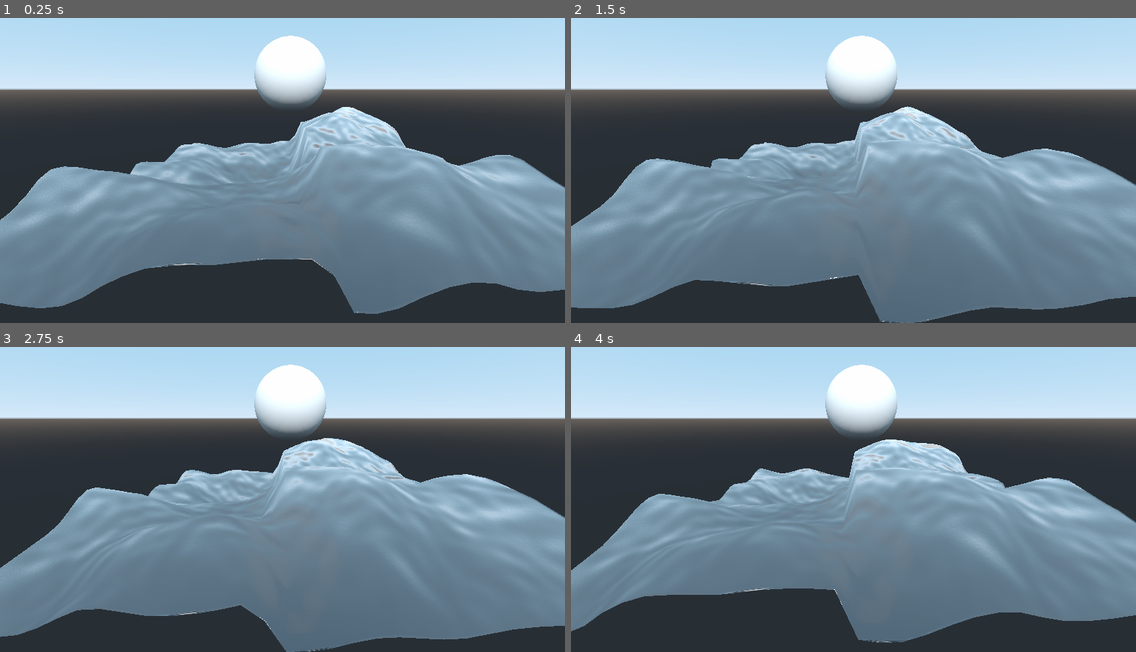
Above: before the commit, frames 1-4 (two rows, left to right).
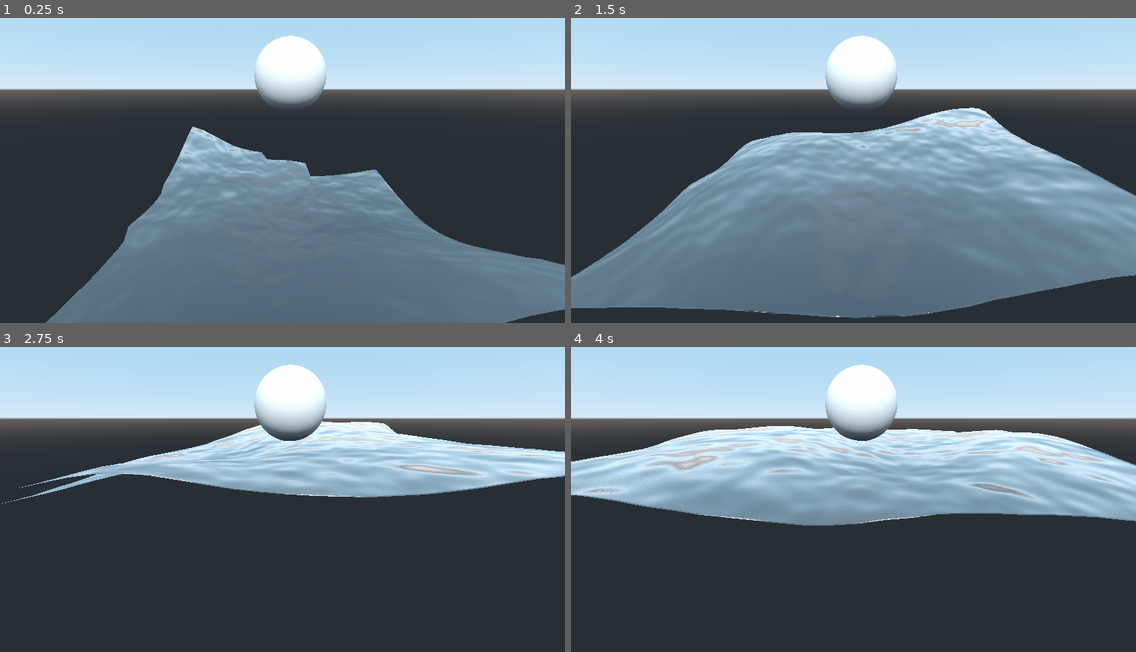
Above: after the commit, the same moments.

Repository: is2you2/BeginningShader
Game: Godot game, scene res://Spatial.tscn
Two runs of this game, one before a commit and one after it. Both use one fixed random seed, a clock stepped at 60 frames per second and the inputs below. This scene is started directly instead of the project's main scene.
Inputs:
- Up to frame 1 (0.25 s): no input
- Up to frame 2 (1.5 s): no input
- Up to frame 3 (2.75 s): no input
- Up to frame 4 (4 s): no input

The runs differ from the first frame. In frame 1, 34% of the frame differs, in the area x 0-100%, y 29-100%; in frame 2, 16%; in frame 3, 52%, in the area x 0-100%, y 24-100%; in frame 4, 47%.

Commit message:
작업 마무리

Diff:
--- a/Spatial.tscn
+++ b/Spatial.tscn
@@ -11,15 +11,18 @@
 
 render_mode specular_toon;
 
-float height(vec2 position, float time){
-	vec2 offset = .01 * cos(position + time);
-	return texture(noise, (position / 10.0) - offset).x;
-}
-
 float wave(vec2 position){
 	position += texture(noise, position / 10.0).x * 2.0 - 1.0;
 	vec2 wv = 1.0 - abs(sin(position));
 	return pow(1.0 - pow(wv.x * wv.y, .65), 4.0);
+}
+
+float height(vec2 position, float time){
+	float d = wave((position + time) * .4) * .3;
+	d += wave((position - time) * .3) * .3;
+	d += wave((position + time) * .5) * .2;
+	d += wave((position - time) * .6) * .2;
+	return d;
 }
 
 void vertex(){
